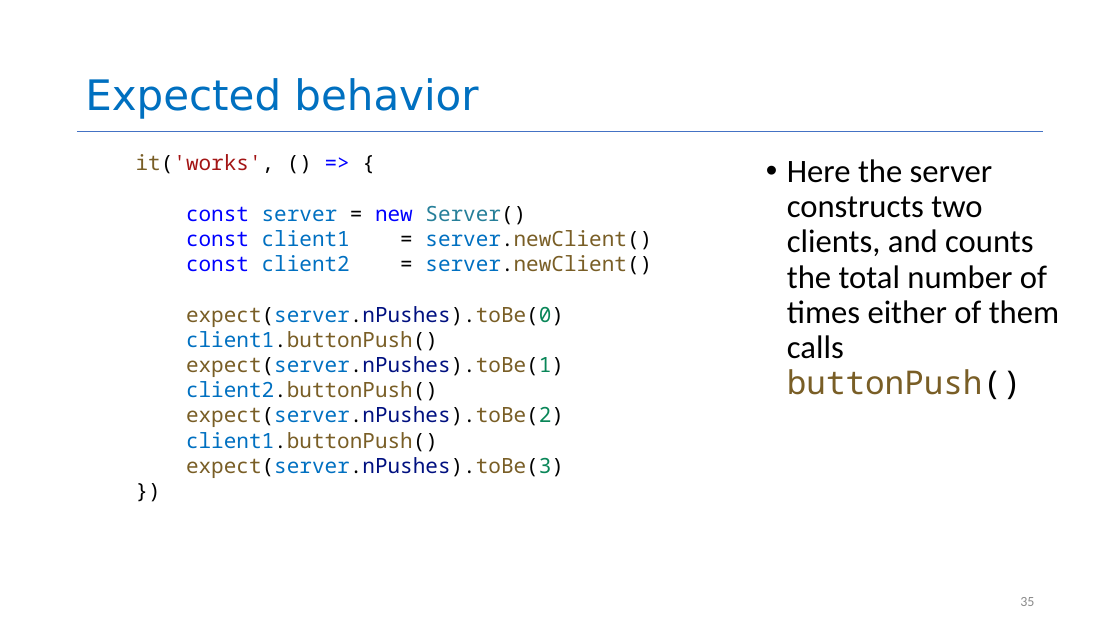
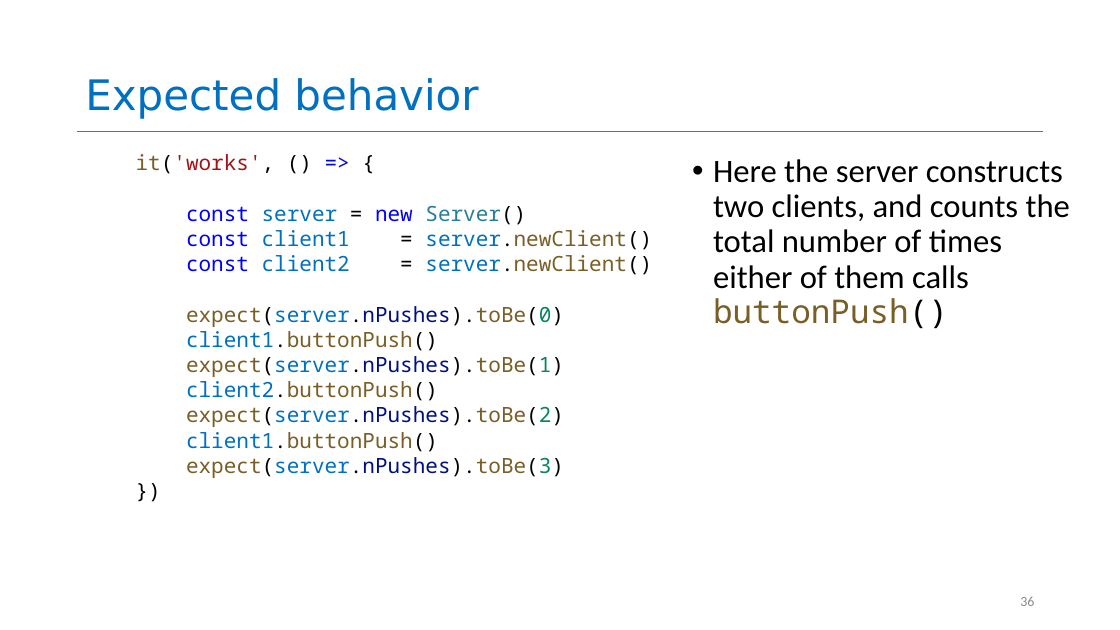
Before and after one commit to neu-se/CS4530-Spring-2025, a slide deck: slide 36 of Slides/Module 05 Interaction-Level Design Patterns.pptx (slide 35 before the commit). Drawn at 1120x630 pixels with LibreOffice and Linux fonts; fonts in the diff are those of the drawing. Boxes give left, top, right and bottom in pixels: in the first picture for what was removed or moved away, otherwise in the second. Text is boxed around its words. In the diff, an @@ line names an element or a change of style, - is before the commit and + after.

```diff
--- a/Slides/Module 05 Interaction-Level Design Patterns.pptx
+++ b/Slides/Module 05 Interaction-Level Design Patterns.pptx
@@ text "Here the server constructs two ..." rewrapped from <box>787,159,1059,400</box> to <box>713,159,1070,329</box> @@
```
Also in this commit, not shown: 5 other slides changed, 1 slide added, 2 other files.
